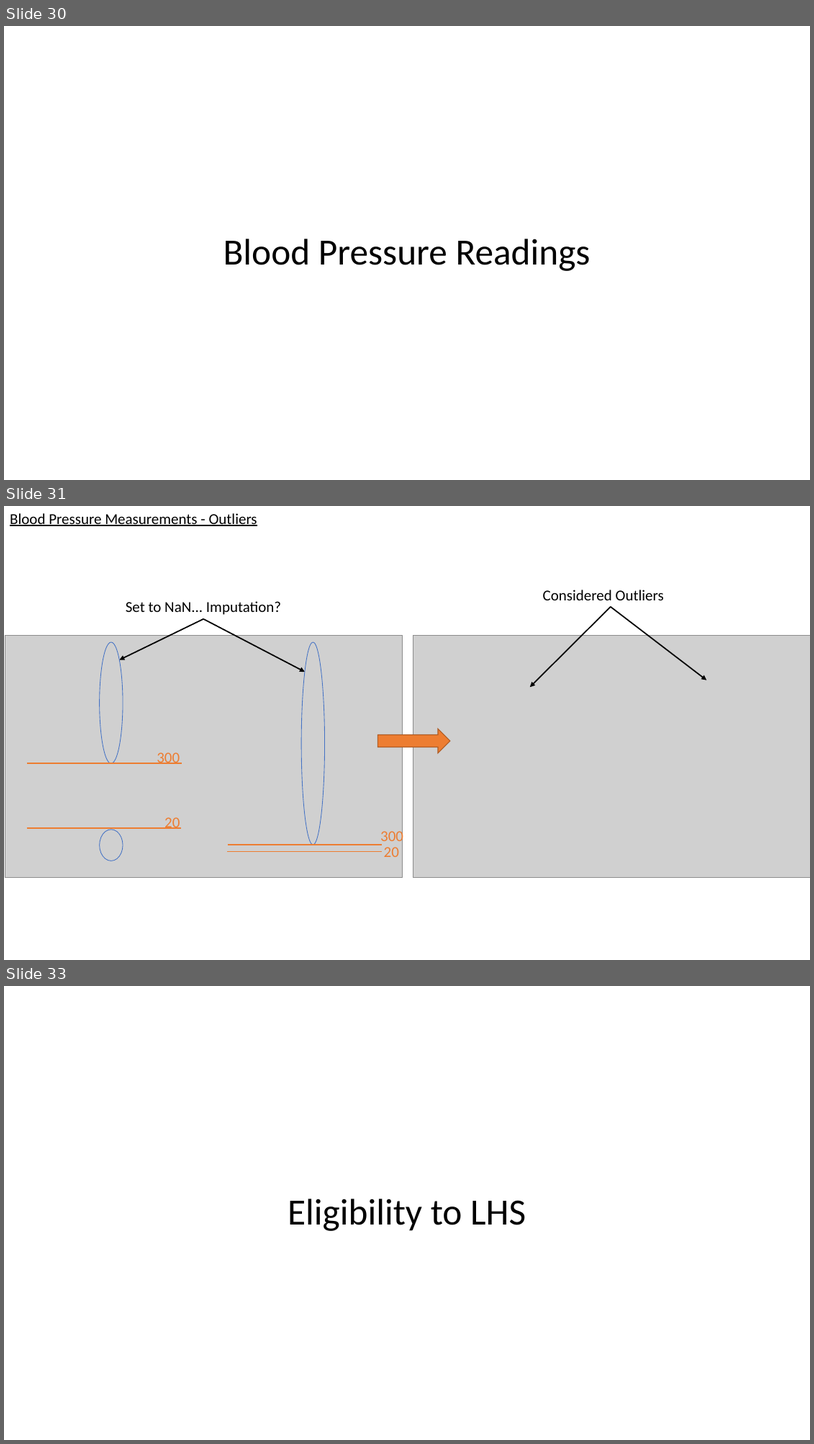
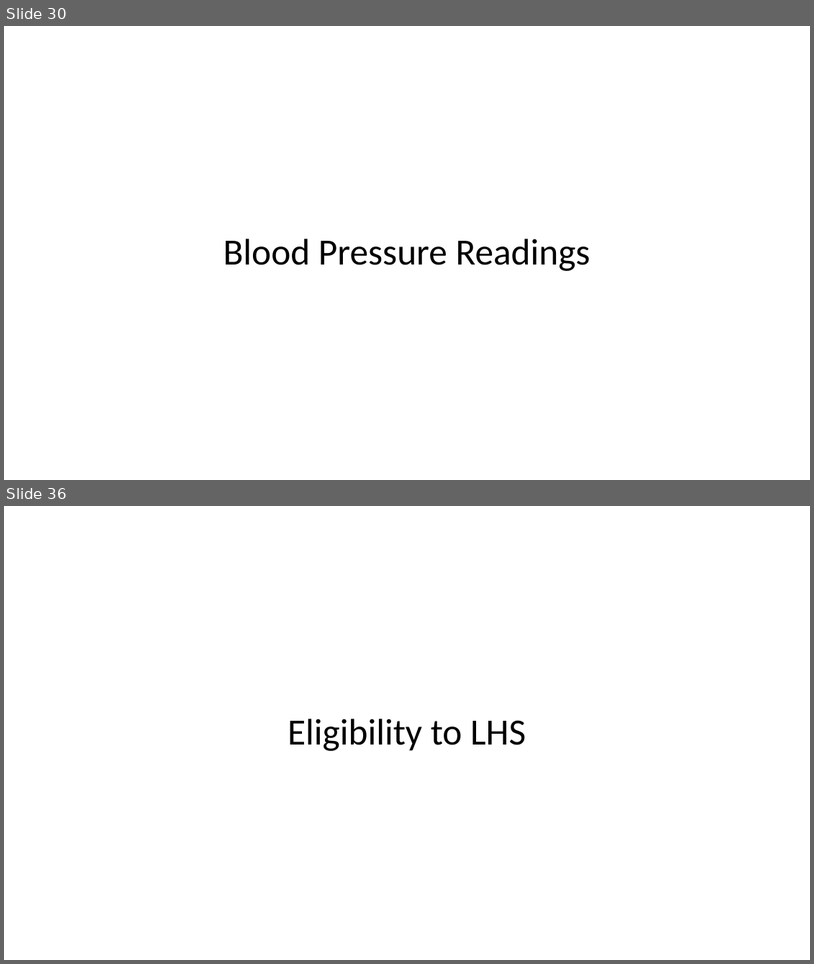
Before and after one commit to UPOD-datascience/ODIN, a slide deck: assets/ppt/data_exploration.pptx. Shown one above the other, each under a label of ours: slides 30, 31 and 33 before the commit, slides 30 and 36 after it; the slides between them are not shown. The pictures are 814x1444 and 814x964 pixels, drawn with LibreOffice and Linux fonts; fonts in the diff are those of the drawing; grey boxes stand for pictures. Boxes give left, top, right and bottom in pixels: in the first picture for what was removed or moved away, otherwise in the second. Text is boxed around its words. In the diff, an @@ line names an element or a change of style, - is before the commit and + after.

Commit message:
blood pressure finish

```diff
--- a/assets/ppt/data_exploration.pptx
+++ b/assets/ppt/data_exploration.pptx
@@ slide 31 removed at (4, 506, 810, 960), background #FFFFFF @@
@@ text removed at (10, 513, 257, 526) @@
-Blood Pressure Measurements - Outliers
@@ text removed at (543, 590, 664, 600) @@
-Considered Outliers
@@ text removed at (126, 601, 281, 615) @@
-Set to NaN... Imputation?
@@ arrow removed from (611, 606) to (530, 687) @@
@@ arrow removed from (611, 606) to (707, 680) @@
@@ arrow removed from (203, 619) to (119, 659) @@
@@ arrow removed from (203, 619) to (305, 672) @@
@@ picture removed at (5, 636, 403, 877) @@
@@ ellipse removed at (100, 642, 124, 764) @@
@@ ellipse removed at (301, 642, 325, 845) @@
@@ picture removed at (414, 636, 810, 877) @@
@@ right arrow removed at (378, 728, 450, 753) @@
@@ line removed from (27, 763) to (182, 763) @@
@@ text removed at (157, 752, 180, 764) @@
-300
@@ line removed from (27, 828) to (181, 828) @@
@@ ellipse removed at (100, 829, 124, 860) @@
@@ text removed at (165, 817, 180, 829) @@
-20
@@ text removed at (381, 829, 404, 846) @@
-300
@@ line removed from (228, 844) to (382, 844) @@
@@ text removed at (384, 847, 399, 857) @@
-20
@@ line removed from (227, 852) to (382, 852) @@
@@ what was slide 33 is now slide 36 @@
```
Also in this commit, not shown: 5 slides added, 1 other slide removed, 3 other files.
